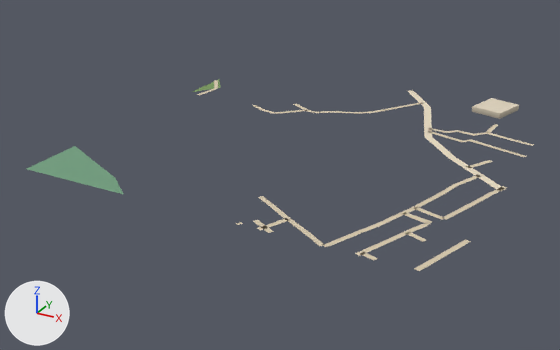
The glTF model public/assets/bengaluru-region-v1/tiles/t29_13-l1.glb as it was, and as the next commit left it.
Both versions are drawn from a 50 mm camera at (15158.0, 5916.0, 356.0) aimed at (14721.0, 6711.0, -41.0). Lighting does not change. The marker at lower left points along +X, +Y and +Z. The first picture is the older version.

Objects in the first picture: 'building', 'ground'.
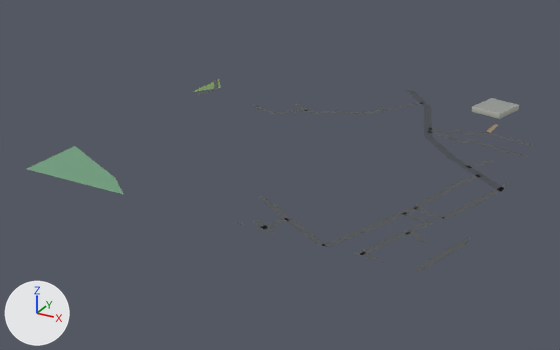
What the commit changed:
me_building is used by ob_building; location (14500.0, 6500.0, 0.0).
me_building had 16 vertices, 22 faces and spanned x 395.1..450.9, y 441.0..502.2, z 0.0..8.0.
me_building now has 16 vertices, 28 faces and spans x 395.1..450.9, y 441.0..502.2, z 0.0..8.0.
me_building part 1: 22 kept faces spanning x 395.1..450.9, y 441.0..502.2, z 0.0..8.0 get new vertex colours.
Edits to the shape of me_building do not show in these pictures.
me_ground is used by ob_ground; location (14500.0, 6500.0, 0.0).
me_ground had 347 vertices, 305 faces and spanned x -2.0..503.0, y -3.0..504.0, z 1.0.
me_ground now has 358 vertices, 314 faces and spans x 0.0..500.0, y 0.0..500.0, z 1.0.
me_ground part 2: the loose piece of 8 vertices spanning x 473.0..503.0, y -1.0..77.0, z 1.0 is rebuilt with 10 vertices and now spans x 472.0..500.0, y 0.0..86.0, z 1.0.
Part 3, on me_ground:
10 vertices are removed from x 497.0..503.0, y 203.0..319.0, z 1.0.
10 faces are deleted.
4 vertices in x 419.0..499.0, y 326.0..372.0, z 1.0 move by (1.0, 0.0, 0.0).
4 vertices in x 419.0..501.0, y 333.0..379.0, z 1.0 move by (-1.0, 0.0, 0.0).
2 vertices move from x 462.0..464.0, y 325.0..330.0, z 1.0 to x 451.0..452.0, y 328.0..334.0, z 1.0.
12 vertices are added at x 477.0..500.0, y 200.0..326.0, z 1.0.
12 new faces join them.
Part 4, on me_ground:
11 vertices are removed from x 287.0..438.0, y -3.0..3.0, z 1.0.
14 faces are deleted.
10 vertices move from x 310.0..458.0, y -3.0..98.0, z 1.0 to x 316.0..460.0, y 0.0..96.0, z 1.0.
18 vertices are added at x 287.0..444.0, y 0.0..3.0, z 1.0.
19 new faces join them.
me_ground part 5: 220 kept faces spanning x 0.0..500.0, y 0.0..500.0, z 1.0 get new vertex colours; the middle colour goes from beige #d7c9ae to dark grey #535556.
Other edits to the shape of me_ground do not show in these pictures.

Where the change shows, as pixel boxes (x1, y1, x2, y2) in the pictures (560 x 350 px; the box of a moved part takes in the faces that stretch with it):
part 1 of me_building, recoloured (darker): (472, 98, 519, 118) in both
part 2 of me_ground, rebuilt (6% taller): before (414, 239, 471, 271); after (414, 237, 470, 271)
part 3 of me_ground, moved or reshaped: (445, 132, 534, 194) in both
part 4 of me_ground, moved or reshaped: before (236, 212, 432, 261); after (237, 213, 433, 261)
part 5 of me_ground, recoloured: (197, 81, 534, 259) in both
